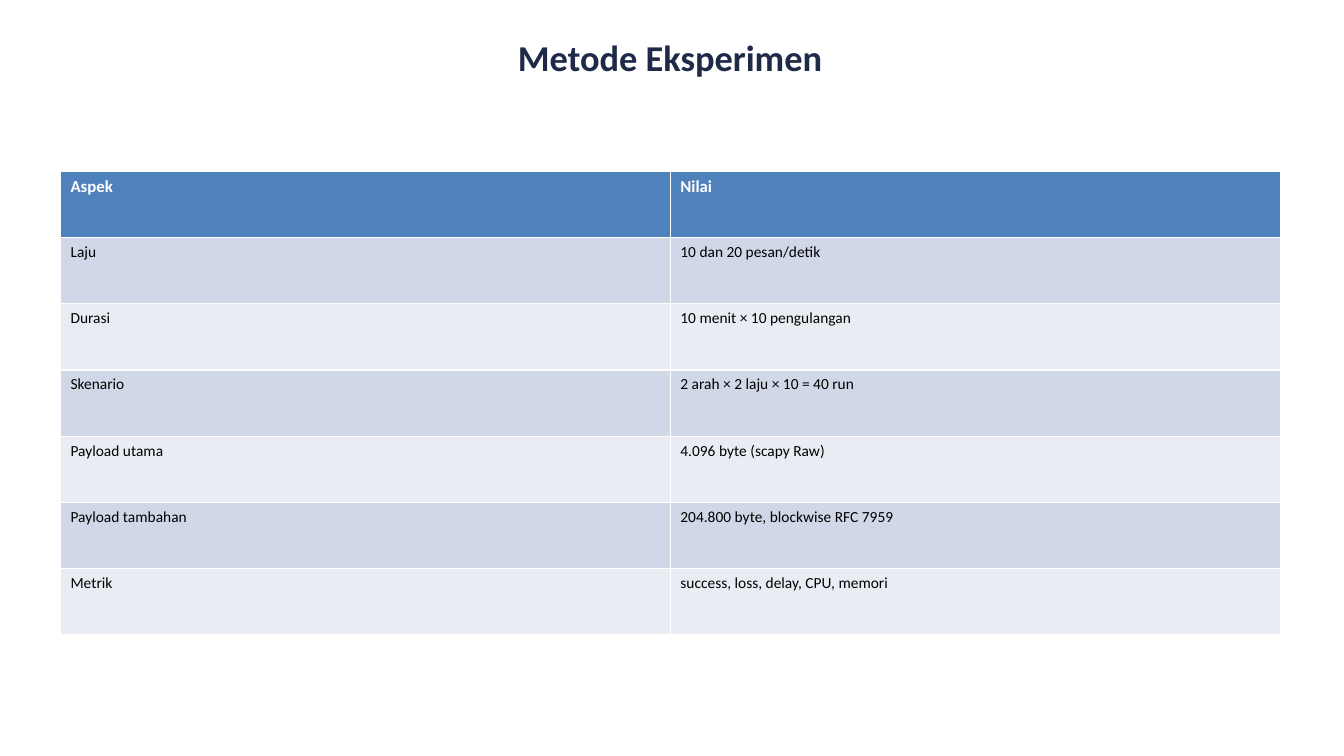
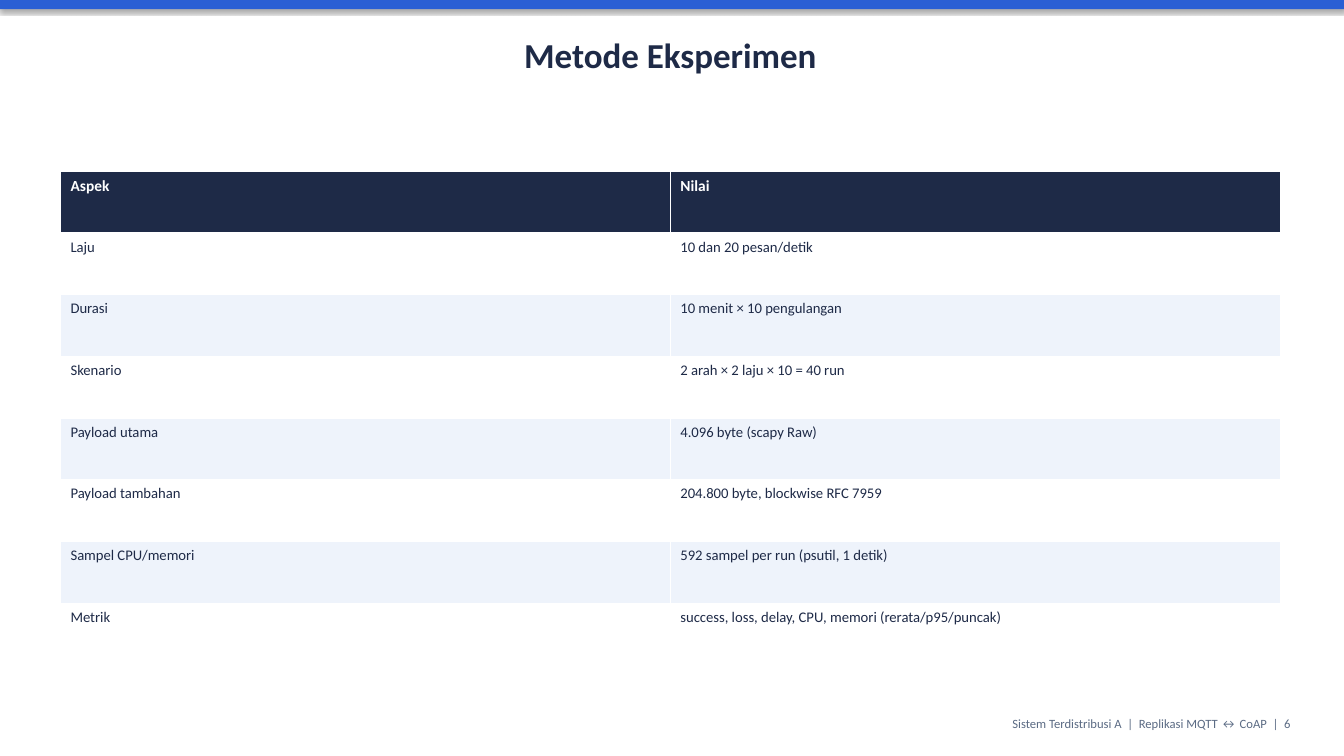
Before and after one commit to bangdhidotcom/sistem-terdistribusi-mqtt-coap, a slide deck: slide 6 of slide/Slide_Presentasi.pptx. Drawn at 1344x756 pixels with LibreOffice and Linux fonts; fonts in the diff are those of the drawing. Boxes give left, top, right and bottom in pixels: in the first picture for what was removed or moved away, otherwise in the second. Text is boxed around its words. In the diff, an @@ line names an element or a change of style, - is before the commit and + after.

```diff
--- a/slide/Slide_Presentasi.pptx
+++ b/slide/Slide_Presentasi.pptx
@@ rectangle added at (x1=0, y1=0, x2=1344, y2=9), fill #2A5FD4 @@
@@ text "Metode Eksperimen" at (x1=524, y1=43, x2=817, y2=74): size 26 to 25 pt @@
@@ table at (x1=60, y1=171, x2=1280, y2=665) @@
-row 7: Metrik | success, loss, delay, CPU, memori
+row 7: Sampel CPU/memori | 592 sampel per run (psutil, 1 detik)
+row 8: Metrik | success, loss, delay, CPU, memori (rerata/p95/puncak)
@@ text added at (x1=1012, y1=719, x2=1290, y2=730), 9 pt, text #5B6B84 @@
+Sistem Terdistribusi A | Replikasi MQTT ↔ CoAP | 6
```
Also in this commit, not shown: 8 other slides changed, 3 slides added, 1 slide removed, 29 other files.
